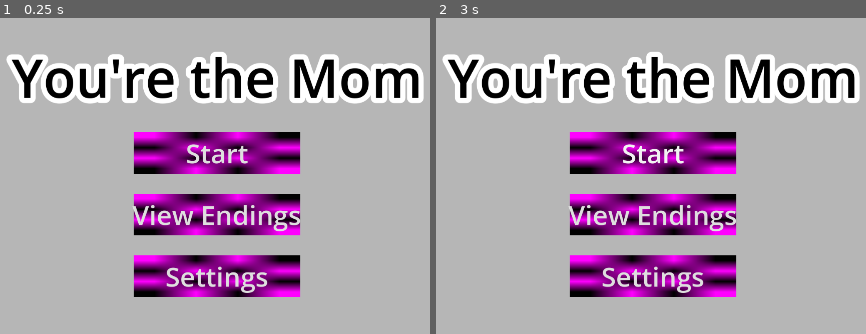
Above: before the commit, frames 1-2 (left to right).
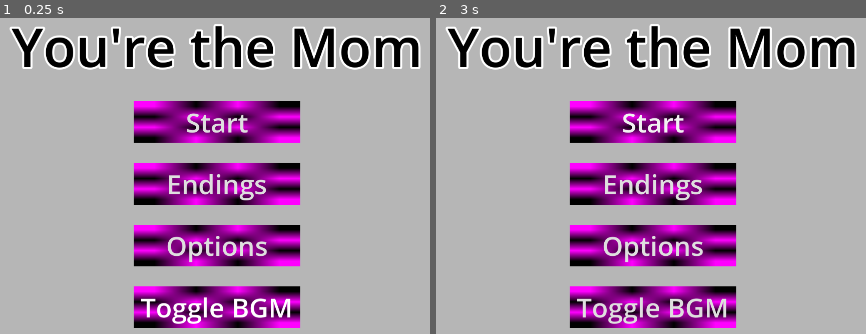
Above: after the commit, the same moments.

Repository: mcavazotti/shovel-jam-2025
Game: Godot game, scene res://Scenes/title.tscn
The game is run twice, just before and just after one commit, with the same random seed, the same clock (stepped at 60 frames per second) and the same inputs. This scene is started directly instead of the project's main scene.
Inputs (mouse positions are in pixels of both pictures, inside the frame that each line leads up to):
- Up to frame 1 (0.25 s): no input
- Up to frame 2 (3 s): click "View Endings" (after the commit: "Endings") at 0.5 s; click "Settings" (after the commit: "Options") at 1.25 s; click (651, 305) at 2 s, where only the run after the commit has a clickable "Toggle BGM"; click "Start" at 2.75 s

The runs differ from the first frame. In frame 1, 42% of the frame differs, in the area x 1-99%, y 1-99%; in frame 2, 42%.

Commit message:
Options Menu

Diff:
--- a/Items/exemples of json item.json
+++ b/Items/exemples of json item.json
@@ -1,39 +1,39 @@
 [
   {
-    "name" : "apple",
-    "id" : 1001,
-    "category" :  1,
-    "tags" : ["healthy food"],
-    "shape" : [[1,1,1],
-               [1,0,1],
-               [1,0,1]],
-    "description" : "good for your health",
-    "image": "path"
+	"name" : "apple",
+	"id" : 1001,
+	"category" :  1,
+	"tags" : ["healthy food"],
+	"shape" : [[1,1,1],
+			   [1,0,1],
+			   [1,0,1]],
+	"description" : "good for your health",
+	"image": "path"
   },
   {
-    "name" : "sword",
-    "id" : 2001,
-    "category" :  2,
-    "tags" : ["attack", "sword"],
-    "shape" : [[0,1,0],
-               [0,1,0],
-               [0,1,0],
-               [1,1,1],
-               [0,1,0]],
-    "description" : "normal steel sword",
-    "image": "path"
+	"name" : "sword",
+	"id" : 2001,
+	"category" :  2,
+	"tags" : ["attack", "sword"],
+	"shape" : [[0,1,0],
+			   [0,1,0],
+			   [0,1,0],
+			   [1,1,1],
+			   [0,1,0]],
+	"description" : "normal steel sword",
+	"image": "path"
   },
   {
-    "name" : "cloak",
-    "id" : 3001,
-    "category" :  3,
-    "tags" : ["defensive"],
-    "shape" : [[1,1,1],
-               [1,1,1],
-               [1,1,1],
-               [1,1,1],
-              [1,1,1,1]],
-    "description" : "cloak is nice",
-    "image": "path"
+	"name" : "cloak",
+	"id" : 3001,
+	"category" :  3,
+	"tags" : ["defensive"],
+	"shape" : [[1,1,1],
+			   [1,1,1],
+			   [1,1,1],
+			   [1,1,1],
+			  [1,1,1,1]],
+	"description" : "cloak is nice",
+	"image": "path"
   }
 ]
--- a/Scenes/title.tscn
+++ b/Scenes/title.tscn
@@ -1,13 +1,14 @@
-[gd_scene load_steps=9 format=3 uid="uid://chkp5ltal2l4n"]
+[gd_scene load_steps=10 format=3 uid="uid://chkp5ltal2l4n"]
 
 [ext_resource type="Script" uid="uid://bpgo2y51du13a" path="res://Scripts/buttons_and_title.gd" id="1_ekrfg"]
-[ext_resource type="AudioStream" uid="uid://cugeal0jeimrg" path="res://Assets/Sounds/Ping.wav" id="2_fp2oq"]
 [ext_resource type="AudioStream" uid="uid://c1t5vysankjok" path="res://Assets/Sounds/Select.wav" id="2_q2qps"]
+[ext_resource type="PackedScene" uid="uid://3hso8cn4h0xh" path="res://options.tscn" id="2_yosvi"]
+[ext_resource type="AudioStream" uid="uid://dw4umkddbmc5y" path="res://Assets/Sounds/Main-Theme-Draft.wav" id="3_fp2oq"]
 
 [sub_resource type="LabelSettings" id="LabelSettings_4obfb"]
 font_size = 128
 font_color = Color(0, 0, 0, 1)
-outline_size = 50
+outline_size = 20
 
 [sub_resource type="StyleBoxEmpty" id="StyleBoxEmpty_4obfb"]
 
@@ -20,10 +21,9 @@
 
 [node name="Control" type="Control"]
 layout_mode = 3
-anchor_right = 1.667
-anchor_bottom = 1.667
-offset_right = -0.384033
-offset_bottom = -0.216064
+anchors_preset = 15
+anchor_right = 1.0
+anchor_bottom = 1.0
 grow_horizontal = 2
 grow_vertical = 2
 
@@ -41,7 +41,7 @@
 alignment = 1
 script = ExtResource("1_ekrfg")
 
-[node name="Title" type="Label" parent="Buttons and Title"]
+[node name="You\'re the Mom" type="Label" parent="Buttons and Title"]
 layout_mode = 2
 text = "You're the Mom
 "
@@ -52,6 +52,8 @@
 
 [node name="Start" type="Button" parent="Buttons and Title"]
 layout_mode = 2
+size_flags_horizontal = 4
+size_flags_vertical = 4
 theme_override_font_sizes/font_size = 64
 theme_override_styles/focus = SubResource("StyleBoxEmpty_4obfb")
 text = "Start"
@@ -61,28 +63,50 @@
 
 [node name="Endings" type="Button" parent="Buttons and Title"]
 layout_mode = 2
+size_flags_horizontal = 4
+size_flags_vertical = 4
 theme_override_font_sizes/font_size = 64
 theme_override_styles/focus = SubResource("StyleBoxEmpty_w31pl")
-text = "View Endings"
+text = "Endings"
 icon = SubResource("PlaceholderTexture2D_4obfb")
 flat = true
 icon_alignment = 1
 
 [node name="Options" type="Button" parent="Buttons and Title"]
 layout_mode = 2
+size_flags_horizontal = 4
+size_flags_vertical = 4
 theme_override_font_sizes/font_size = 64
 theme_override_styles/focus = SubResource("StyleBoxEmpty_ekrfg")
-text = "Settings"
+text = "Options
+"
 icon = SubResource("PlaceholderTexture2D_4obfb")
 flat = true
 icon_alignment = 1
+
+[node name="BGM" type="Button" parent="Buttons and Title"]
+layout_mode = 2
+size_flags_horizontal = 4
+size_flags_vertical = 4
+theme_override_font_sizes/font_size = 64
+theme_override_styles/focus = SubResource("StyleBoxEmpty_ekrfg")
+toggle_mode = true
+button_pressed = true
+text = "Toggle BGM"
+icon = SubResource("PlaceholderTexture2D_4obfb")
+flat = true
+icon_alignment = 1
+
+[node name="Options" parent="." instance=ExtResource("2_yosvi")]
+layout_mode = 1
 
 [node name="SFX" type="AudioStreamPlayer" parent="."]
 stream = ExtResource("2_q2qps")
 
 [node name="Music" type="AudioStreamPlayer" parent="."]
-stream = ExtResource("2_fp2oq")
+stream = ExtResource("3_fp2oq")
 
 [connection signal="pressed" from="Buttons and Title/Start" to="Buttons and Title" method="_on_start_pressed"]
 [connection signal="pressed" from="Buttons and Title/Endings" to="Buttons and Title" method="_on_endings_pressed"]
 [connection signal="pressed" from="Buttons and Title/Options" to="Buttons and Title" method="_on_options_pressed"]
+[connection signal="pressed" from="Buttons and Title/BGM" to="Buttons and Title" method="_on_bgm_pressed"]
--- a/Scripts/buttons_and_title.gd
+++ b/Scripts/buttons_and_title.gd
@@ -1,8 +1,13 @@
 extends VBoxContainer
 
 @onready var SFX_streamer = $"../SFX"
+@onready var Music_streamer = $"../Music"
 
-func SFX (type): # Manages all menu sounds
+func _ready():
+	#Music_streamer.play()
+	pass
+
+func SFX (type): # Manages all menu sounds, the usage of type allows for more sounds to be used (e.g. back, confirm)
 	if type == "select":
 		SFX_streamer.stream = load("res://Assets/Sounds/Select.wav")
 
@@ -13,6 +18,7 @@
 
 	SFX_streamer.play()
 
+
 func _on_start_pressed():
 	SFX("select")
 
@@ -20,5 +26,14 @@
 func _on_endings_pressed():
 	SFX("select")
 
+
 func _on_options_pressed():
 	SFX("select")
+
+func _on_bgm_pressed() -> void:
+	SFX("select")
+
+	if Music_streamer.playing == true: # toggle bgm
+		Music_streamer.stop()
+	elif Music_streamer.playing == false:
+		Music_streamer.play()
--- /dev/null
+++ b/Scripts/options_menu.gd
@@ -0,0 +1,27 @@
+extends Control
+
+func _on_options_pressed():
+	visible = !visible
+
+
+func _on_return_pressed():
+	visible = false
+
+
+func _on_exit_game_pressed():
+	get_tree().quit()
+
+
+func _on_fullscreen_pressed():
+	Audio.saint()
+	DisplayServer.window_set_mode(DisplayServer.WINDOW_MODE_FULLSCREEN)
+
+
+func _on_maximized_pressed():
+	Audio.saint()
+	DisplayServer.window_set_mode(DisplayServer.WINDOW_MODE_MAXIMIZED)
+
+
+func _on_windowed_pressed():
+	Audio.saint()
+	DisplayServer.window_set_mode(DisplayServer.WINDOW_MODE_WINDOWED)
--- /dev/null
+++ b/options.tscn
@@ -0,0 +1,184 @@
+[gd_scene load_steps=8 format=3 uid="uid://3hso8cn4h0xh"]
+
+[ext_resource type="Script" uid="uid://dmkise6xg1gfj" path="res://Scripts/options_menu.gd" id="1_5v8ap"]
+
+[sub_resource type="LabelSettings" id="LabelSettings_q2qps"]
+font_size = 64
+
+[sub_resource type="StyleBoxEmpty" id="StyleBoxEmpty_4obfb"]
+
+[sub_resource type="PlaceholderTexture2D" id="PlaceholderTexture2D_4obfb"]
+size = Vector2(400, 100)
+
+[sub_resource type="StyleBoxEmpty" id="StyleBoxEmpty_w31pl"]
+
+[sub_resource type="StyleBoxEmpty" id="StyleBoxEmpty_ekrfg"]
+
+[sub_resource type="PlaceholderTexture2D" id="PlaceholderTexture2D_q2qps"]
+size = Vector2(500, 200)
+
+[node name="Options" type="Control"]
+visible = false
+layout_mode = 3
+anchors_preset = 8
+anchor_left = 0.5
+anchor_top = 0.5
+anchor_right = 0.5
+anchor_bottom = 0.5
+offset_left = -960.0
+offset_top = -540.0
+offset_right = 960.0
+offset_bottom = 540.0
+grow_horizontal = 2
+grow_vertical = 2
+script = ExtResource("1_5v8ap")
+
+[node name="TabContainer" type="TabContainer" parent="."]
+layout_mode = 1
+anchors_preset = -1
+anchor_left = 0.5
+anchor_top = 0.5
+anchor_right = 0.5
+anchor_bottom = 0.5
+offset_left = -450.0
+offset_top = -450.0
+offset_right = 450.0
+offset_bottom = 450.0
+grow_horizontal = 2
+grow_vertical = 2
+theme_override_constants/side_margin = 0
+theme_override_font_sizes/font_size = 64
+current_tab = 0
+
+[node name="General" type="Panel" parent="TabContainer"]
+layout_mode = 2
+metadata/_tab_index = 0
+
+[node name="Buttons and Title" type="VBoxContainer" parent="TabContainer/General"]
+layout_mode = 1
+anchors_preset = 8
+anchor_left = 0.5
+anchor_top = 0.5
+anchor_right = 0.5
+anchor_bottom = 0.5
+offset_left = -450.0
+offset_top = -400.0
+offset_right = 450.0
+offset_bottom = 400.0
+grow_horizontal = 2
+grow_vertical = 2
+theme_override_constants/separation = 40
+alignment = 1
+
+[node name="General" type="Label" parent="TabContainer/General/Buttons and Title"]
+layout_mode = 2
+text = "General"
+label_settings = SubResource("LabelSettings_q2qps")
+horizontal_alignment = 1
+vertical_alignment = 1
+paragraph_separator = "\\"
+
+[node name="Fullscreen" type="Button" parent="TabContainer/General/Buttons and Title"]
+layout_mode = 2
+size_flags_horizontal = 4
+size_flags_vertical = 4
+theme_override_font_sizes/font_size = 64
+theme_override_styles/focus = SubResource("StyleBoxEmpty_4obfb")
+text = "Fullsceen"
+icon = SubResource("PlaceholderTexture2D_4obfb")
+flat = true
+icon_alignment = 1
+
+[node name="Maximized" type="Button" parent="TabContainer/General/Buttons and Title"]
+layout_mode = 2
+size_flags_horizontal = 4
+size_flags_vertical = 4
+theme_override_font_sizes/font_size = 64
+theme_override_styles/focus = SubResource("StyleBoxEmpty_w31pl")
+text = "Maximized"
+icon = SubResource("PlaceholderTexture2D_4obfb")
+flat = true
+icon_alignment = 1
+
+[node name="Windowed" type="Button" parent="TabContainer/General/Buttons and Title"]
+layout_mode = 2
+size_flags_horizontal = 4
+size_flags_vertical = 4
+theme_override_font_sizes/font_size = 64
+theme_override_styles/focus = SubResource("StyleBoxEmpty_ekrfg")
+text = "Windowed"
+icon = SubResource("PlaceholderTexture2D_4obfb")
+flat = true
+icon_alignment = 1
+
+[node name="Exit Game" type="Button" parent="TabContainer/General/Buttons and Title"]
+layout_mode = 2
+size_flags_horizontal = 4
+size_flags_vertical = 4
+theme_override_font_sizes/font_size = 64
+theme_override_styles/focus = SubResource("StyleBoxEmpty_ekrfg")
+toggle_mode = true
+button_pressed = true
+text = "Exit Game"
+icon = SubResource("PlaceholderTexture2D_4obfb")
+flat = true
+icon_alignment = 1
+
+[node name="Credits" type="Panel" parent="TabContainer"]
+visible = false
+layout_mode = 2
+metadata/_tab_index = 1
+
+[node name="Credits" type="RichTextLabel" parent="TabContainer/Credits"]
+layout_mode = 0
+offset_right = 900.0
+offset_bottom = 805.0
+theme_override_font_sizes/bold_italics_font_size = 50
+theme_override_font_sizes/italics_font_size = 50
+theme_override_font_sizes/mono_font_size = 50
+theme_override_font_sizes/normal_font_size = 50
+theme_override_font_sizes/bold_font_size = 50
+text = "Credits
+--
+Geraldu
+
+Mcavazotti
+
+Popstel
+
+Rover-N"
+scroll_active = false
+shortcut_keys_enabled = false
+horizontal_alignment = 1
+vertical_alignment = 1
+drag_and_drop_selection_enabled = false
+
+[node name="Return" type="Panel" parent="TabContainer"]
+visible = false
+layout_mode = 2
+metadata/_tab_index = 2
+
+[node name="Return" type="Button" parent="TabContainer/Return"]
+layout_mode = 1
+anchors_preset = 8
+anchor_left = 0.5
+anchor_top = 0.5
+anchor_right = 0.5
+anchor_bottom = 0.5
+offset_left = -204.0
+offset_top = -54.0
+offset_right = 204.0
+offset_bottom = 54.0
+grow_horizontal = 2
+grow_vertical = 2
+theme_override_font_sizes/font_size = 64
+text = "Return to Game"
+icon = SubResource("PlaceholderTexture2D_q2qps")
+flat = true
+icon_alignment = 1
+
+[connection signal="pressed" from="TabContainer/General/Buttons and Title/Fullscreen" to="." method="_on_fullscreen_pressed"]
+[connection signal="pressed" from="TabContainer/General/Buttons and Title/Maximized" to="." method="_on_maximized_pressed"]
+[connection signal="pressed" from="TabContainer/General/Buttons and Title/Windowed" to="." method="_on_windowed_pressed"]
+[connection signal="pressed" from="TabContainer/General/Buttons and Title/Exit Game" to="." method="_on_exit_game_pressed"]
+[connection signal="pressed" from="TabContainer/Return/Return" to="." method="_on_return_pressed"]
--- a/project.godot
+++ b/project.godot
@@ -30,3 +30,11 @@
 [dotnet]
 
 project/assembly_name="Shovel Jam 2025"
+
+[input]
+
+pause={
+"deadzone": 0.2,
+"events": [Object(InputEventKey,"resource_local_to_scene":false,"resource_name":"","device":-1,"window_id":0,"alt_pressed":false,"shift_pressed":false,"ctrl_pressed":false,"meta_pressed":false,"pressed":false,"keycode":0,"physical_keycode":4194305,"key_label":0,"unicode":0,"location":0,"echo":false,"script":null)
+]
+}
Not shown, added: Assets/Sounds/Main-Theme-Draft.wav.import
Not shown, added: Scripts/options_menu.gd.uid
Not shown, added: Assets/Sounds/Main-Theme-Draft.wav
